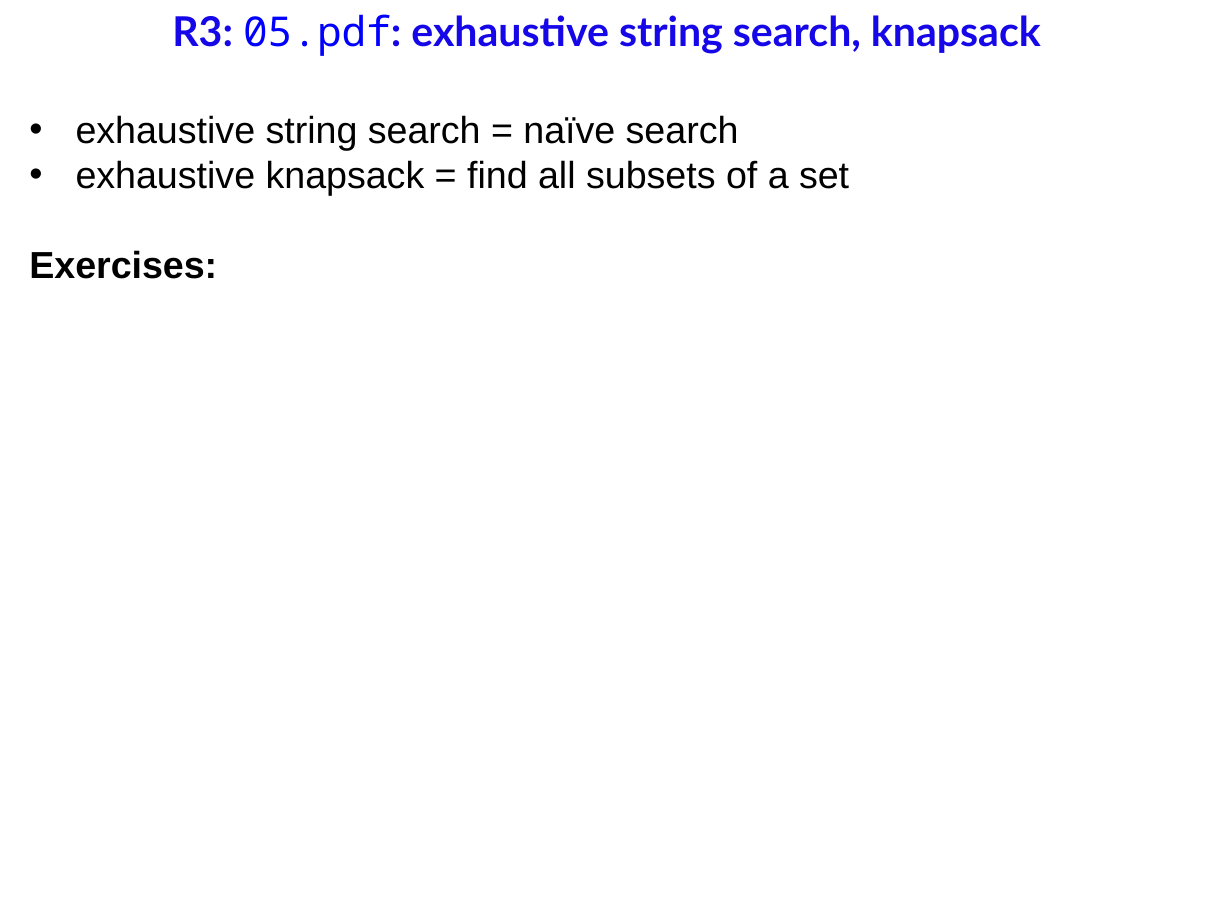
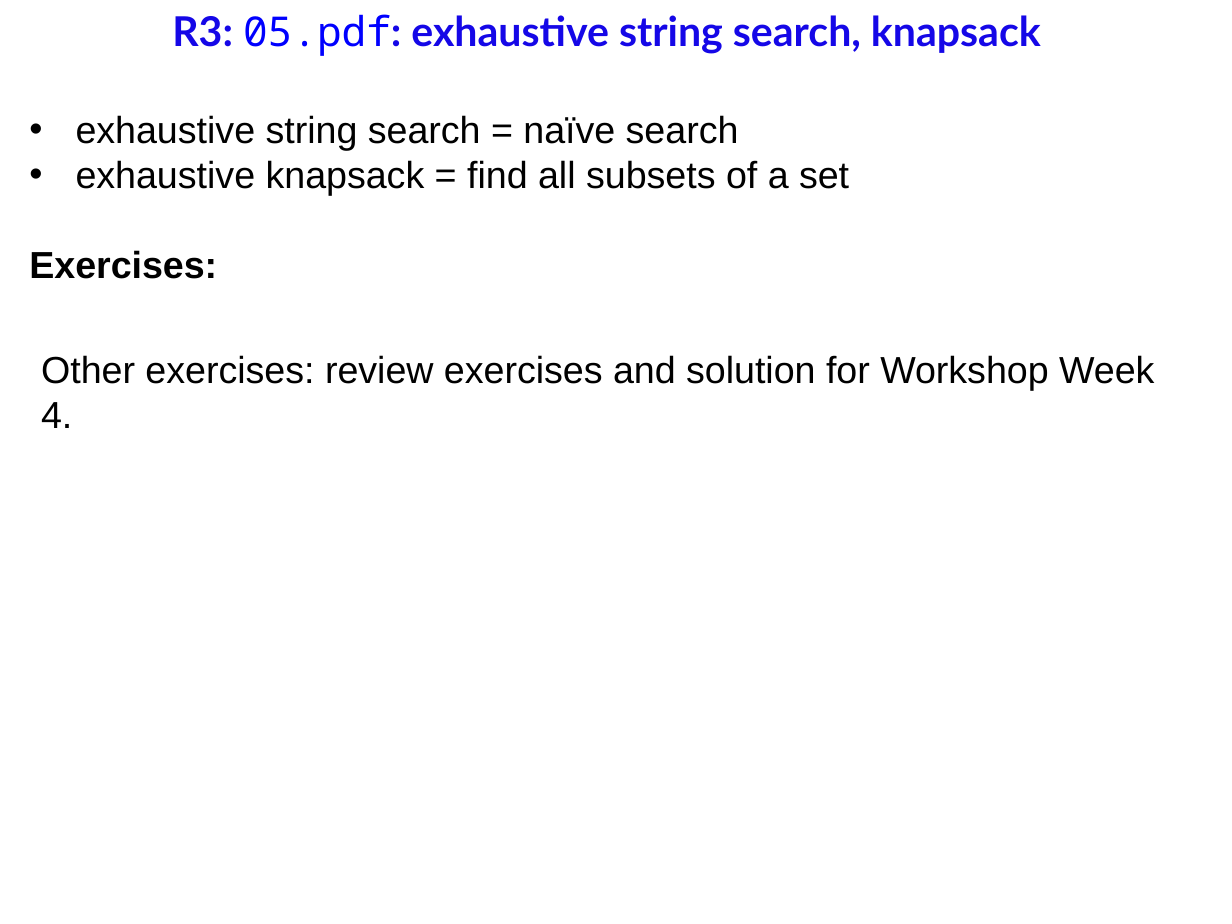
Before and after one commit to anhvir/c207, a slide deck: slide 12 of ws10.pptx. Drawn at 1232x924 pixels with LibreOffice and Linux fonts; fonts in the diff are those of the drawing; background and template pictures are left out. Boxes give left, top, right and bottom in pixels: in the first picture for what was removed or moved away, otherwise in the second. Text is boxed around its words. In the diff, an @@ line names an element or a change of style, - is before the commit and + after.

Commit message:
Week 10 Version 2

```diff
--- a/ws10.pptx
+++ b/ws10.pptx
@@ text added at [41, 355, 1154, 428], 22 pt, text #000000 @@
+Other exercises: review exercises and solution for Workshop Week 4.
```
Also in this commit, not shown: 18 other slides changed, 1 other file.
